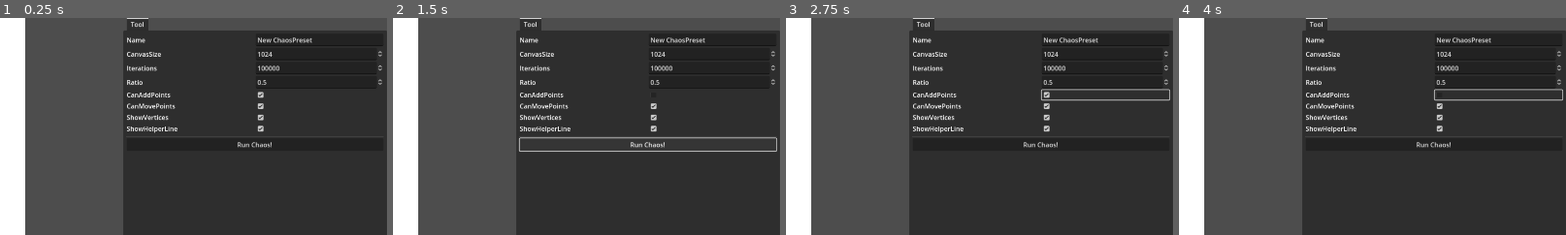
Above: before the commit, frames 1-4 (left to right).
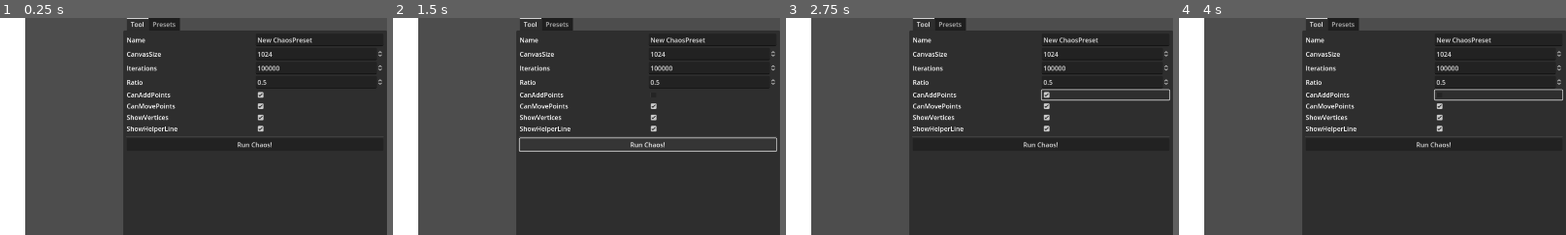
Above: after the commit, the same moments.

Repository: VojtaStruhar/chaos-game
Game: Godot game, scene res://main.tscn
Two runs of this game, one before a commit and one after it. Both use one fixed random seed, a clock stepped at 60 frames per second and the inputs below.
Inputs (mouse positions are % of the whole screen's width and height, from its top left):
- Up to frame 1 (0.25 s): no input
- Up to frame 2 (1.5 s): click (91, 18) at 0.52 s; click "Run Chaos!" at 1.25 s
- Up to frame 3 (2.75 s): click (91, 18) at 2.02 s
- Up to frame 4 (4 s): click "Run Chaos!" at 2.75 s; click (91, 18) at 3.52 s
The pictures show only the part of the screen within x 50-100%, y 0-50%; the shares and areas given below are measured in that part.

The runs differ from the first frame. In frame 1, 0.4% of the frame differs, in the area x 38-47%, y 0-6%; in frame 2, 0.4%; in frame 3, 0.4%; in frame 4, 0.4%.

Commit message:
Added presets

Diff:
--- /dev/null
+++ b/chaos_presets/sierpinski_carpet.tres
@@ -0,0 +1,16 @@
+[gd_resource type="Resource" script_class="ChaosPreset" load_steps=2 format=3 uid="uid://c3v4v2ybe8xu7"]
+
+[ext_resource type="Script" path="res://chaos_preset.gd" id="1_h2g6k"]
+
+[resource]
+script = ExtResource("1_h2g6k")
+name = "Sierpinski Carpet"
+canvas_size = 1024
+iterations = 100000
+ratio = 0.667
+points = Array[Vector2]([Vector2(0.1, 0.1), Vector2(0.5, 0.1), Vector2(0.9, 0.1), Vector2(0.9, 0.5), Vector2(0.9, 0.9), Vector2(0.5, 0.9), Vector2(0.1, 0.9), Vector2(0.1, 0.5)])
+can_add_points = false
+can_move_points = true
+background_color = Color(1, 1, 1, 1)
+show_vertices = true
+show_helper_line = true
--- /dev/null
+++ b/chaos_presets/sierpinski_triangle.tres
@@ -0,0 +1,16 @@
+[gd_resource type="Resource" script_class="ChaosPreset" load_steps=2 format=3 uid="uid://d1hw1keesuep4"]
+
+[ext_resource type="Script" path="res://chaos_preset.gd" id="1_rsdg3"]
+
+[resource]
+script = ExtResource("1_rsdg3")
+name = "Sierpinski Triangle"
+canvas_size = 1024
+iterations = 100000
+ratio = 0.5
+points = Array[Vector2]([Vector2(0.5, 0.1), Vector2(0.846, 0.7), Vector2(0.154, 0.7)])
+can_add_points = false
+can_move_points = true
+background_color = Color(1, 1, 1, 1)
+show_vertices = true
+show_helper_line = true
--- a/main.gd
+++ b/main.gd
@@ -15,10 +15,11 @@
 # Controls
 
 @onready var panel_tool: MarginContainer = %Tool
+@onready var panel_presets: MarginContainer = %Presets
 @onready var run_chaos_button: Button = %RunChaosButton
 
+
 const VERTEX_HANDLE = preload("res://vertex_handle.tscn")
-
 
 
 func _ready() -> void:
@@ -26,12 +27,14 @@
 		print("[INFO] No preset - creating a default one")
 		assign_preset(ChaosPreset.new())
 
-	panel_tool.preset = preset
 	run_chaos_button.pressed.connect(run_chaos_game)
 
+	panel_presets.on_preset_selected.connect(func(p):
+		assign_preset(p)
+		run_chaos_game()
+	)
+
 	mouse_detect.on_add_point.connect(add_point)
-
-
 
 
 func add_point(uv_coords: Vector2) -> void:
@@ -39,18 +42,8 @@
 		print("[INFO] Rejecting add_point")
 		return
 
-
 	preset.points.append(uv_coords)
-	var image_coords = uv_coords * preset.canvas_size
-	helper_line.add_point(image_coords)
-
-	var handle = VERTEX_HANDLE.instantiate()
-	handle.preset = preset
-	handle.on_mouse_entered.connect(func(): should_add_points = false)
-	handle.on_mouse_exited.connect(func(): should_add_points = true)
-	handle.on_drag.connect(recalculate_points)
-	helper_line.add_child(handle)
-	handle.position = image_coords
+	create_point_helper(uv_coords)
 
 
 func run_chaos_game() -> void:
@@ -78,6 +71,7 @@
 
 	game_texture.update(game_image)
 
+
 func reset_chaos_game() -> void:
 	clear_canvas()
 
@@ -85,9 +79,11 @@
 	for child in helper_line.get_children():
 		child.queue_free()
 
+
 func clear_canvas() -> void:
 	game_image.fill(preset.background_color)
 	game_texture.update(game_image)
+
 
 ## Called when a vertex handle is dragged. Looks at vertex handles and refreshes
 ## preset points from their positions.
@@ -101,6 +97,7 @@
 ## Accepts a preset from the outside, integrates its values and then assigns it
 ## as the current one.
 func assign_preset(p: ChaosPreset) -> void:
+	clear_point_helpers()
 	preset = p
 
 	game_image = Image.create(preset.canvas_size, preset.canvas_size, false, Image.FORMAT_RGBA8)
@@ -116,4 +113,29 @@
 	# it lines up nicely
 	helper_line.position = -0.5 * Vector2(preset.canvas_size, preset.canvas_size)
 
+	for point in preset.points:
+		create_point_helper(point)
+
+	# Hook up signals
+	panel_tool.preset = preset
 	preset.changed.connect(run_chaos_game)
+
+
+## Adds the point to helper line and creates vertex handles
+func create_point_helper(uv_coords: Vector2) -> void:
+	var image_coords = uv_coords * preset.canvas_size
+	helper_line.add_point(image_coords)
+
+	var handle = VERTEX_HANDLE.instantiate()
+	handle.preset = preset
+	handle.on_mouse_entered.connect(func(): should_add_points = false)
+	handle.on_mouse_exited.connect(func(): should_add_points = true)
+	handle.on_drag.connect(recalculate_points)
+	helper_line.add_child(handle)
+	handle.position = image_coords
+
+## Clears helper line and all vertex handles
+func clear_point_helpers() -> void:
+	helper_line.clear_points()
+	for child in helper_line.get_children():
+		child.queue_free()
--- a/main.tscn
+++ b/main.tscn
@@ -1,9 +1,10 @@
-[gd_scene load_steps=6 format=3 uid="uid://c4atwge0pv80"]
+[gd_scene load_steps=7 format=3 uid="uid://c4atwge0pv80"]
 
 [ext_resource type="Script" path="res://main.gd" id="1_gnx52"]
 [ext_resource type="Theme" uid="uid://dwpq5fy6hwu8f" path="res://sidebar_theme.tres" id="2_0h620"]
 [ext_resource type="Script" path="res://MouseDetect.gd" id="2_6dac1"]
 [ext_resource type="Script" path="res://tool_panel.gd" id="3_vdhes"]
+[ext_resource type="Script" path="res://presets_panel.gd" id="4_8deob"]
 
 [sub_resource type="RectangleShape2D" id="RectangleShape2D_vicio"]
 
@@ -40,16 +41,26 @@
 [node name="PropertiesContainer" type="VBoxContainer" parent="CanvasLayer/SidePanel/TabContainer/Tool/VBoxContainer"]
 layout_mode = 2
 
-[node name="StaticButtons" type="VBoxContainer" parent="CanvasLayer/SidePanel/TabContainer/Tool/VBoxContainer"]
+[node name="HSeparator2" type="HSeparator" parent="CanvasLayer/SidePanel/TabContainer/Tool/VBoxContainer"]
 layout_mode = 2
 
-[node name="HSeparator2" type="HSeparator" parent="CanvasLayer/SidePanel/TabContainer/Tool/VBoxContainer/StaticButtons"]
+[node name="StaticButtons" type="VBoxContainer" parent="CanvasLayer/SidePanel/TabContainer/Tool/VBoxContainer"]
 layout_mode = 2
 
 [node name="RunChaosButton" type="Button" parent="CanvasLayer/SidePanel/TabContainer/Tool/VBoxContainer/StaticButtons"]
 unique_name_in_owner = true
 layout_mode = 2
 text = "Run Chaos!"
+
+[node name="Presets" type="MarginContainer" parent="CanvasLayer/SidePanel/TabContainer"]
+unique_name_in_owner = true
+visible = false
+layout_mode = 2
+script = ExtResource("4_8deob")
+presets_dir_path = "res://chaos_presets"
+
+[node name="Tree" type="Tree" parent="CanvasLayer/SidePanel/TabContainer/Presets"]
+layout_mode = 2
 
 [node name="Game" type="Sprite2D" parent="."]
 unique_name_in_owner = true
--- /dev/null
+++ b/presets_panel.gd
@@ -0,0 +1,43 @@
+extends MarginContainer
+
+@export_dir var presets_dir_path: String
+
+@onready var tree: Tree = $Tree
+
+## Holds path to presets and their respective objects
+var presets_dict: Dictionary = {}
+
+signal on_preset_selected(ChaosPreset)
+
+func _ready() -> void:
+	var dir = DirAccess.open(presets_dir_path)
+	var tree_root = tree.create_item()
+	tree.hide_root = true
+
+	tree.item_selected.connect(select_preset)
+
+	if dir:
+		dir.list_dir_begin()
+		var file_name = dir.get_next()
+		while file_name != "":
+
+			var chaos_preset = ResourceLoader.load(presets_dir_path + "/" + file_name)
+			if chaos_preset is ChaosPreset:
+				presets_dict[file_name] = chaos_preset
+				var item = tree_root.create_child()
+				item.set_text(0, chaos_preset.name)
+				item.set_metadata(0, file_name)
+
+			file_name = dir.get_next()
+	else:
+		print("An error occurred when trying to access the path.")
+
+func select_preset() -> void:
+	var selected = tree.get_selected()
+	if selected == null:
+		return
+
+	var filename: String = selected.get_metadata(0)
+	var chosen_preset: ChaosPreset = presets_dict[filename]
+
+	on_preset_selected.emit(chosen_preset.duplicate(true))
--- a/property_fields/number_field.tscn
+++ b/property_fields/number_field.tscn
@@ -10,7 +10,7 @@
 var prop_stringname: StringName
 
 func setup(data: Dictionary):
-	print(\"NumberSetup: \", data)
+
 	var prop_name = data[\"name\"]
 	prop_stringname = StringName(prop_name)
 	label.text = prop_name.to_pascal_case()
--- /dev/null
+++ b/testing.tscn
@@ -0,0 +1,24 @@
+[gd_scene load_steps=2 format=3 uid="uid://ogfc54yt1mmp"]
+
+[sub_resource type="GDScript" id="GDScript_7c7in"]
+script/source = "extends Control
+
+
+# Called when the node enters the scene tree for the first time.
+func _ready() -> void:
+	var point = Vector2(0.5, 0.5)
+	var dir = Vector2.UP * 0.4
+
+	print(point + dir.rotated(deg_to_rad(0)))
+	print(point + dir.rotated(deg_to_rad(120)))
+	print(point + dir.rotated(deg_to_rad(240)))
+"
+
+[node name="Testing" type="Control"]
+layout_mode = 3
+anchors_preset = 15
+anchor_right = 1.0
+anchor_bottom = 1.0
+grow_horizontal = 2
+grow_vertical = 2
+script = SubResource("GDScript_7c7in")
